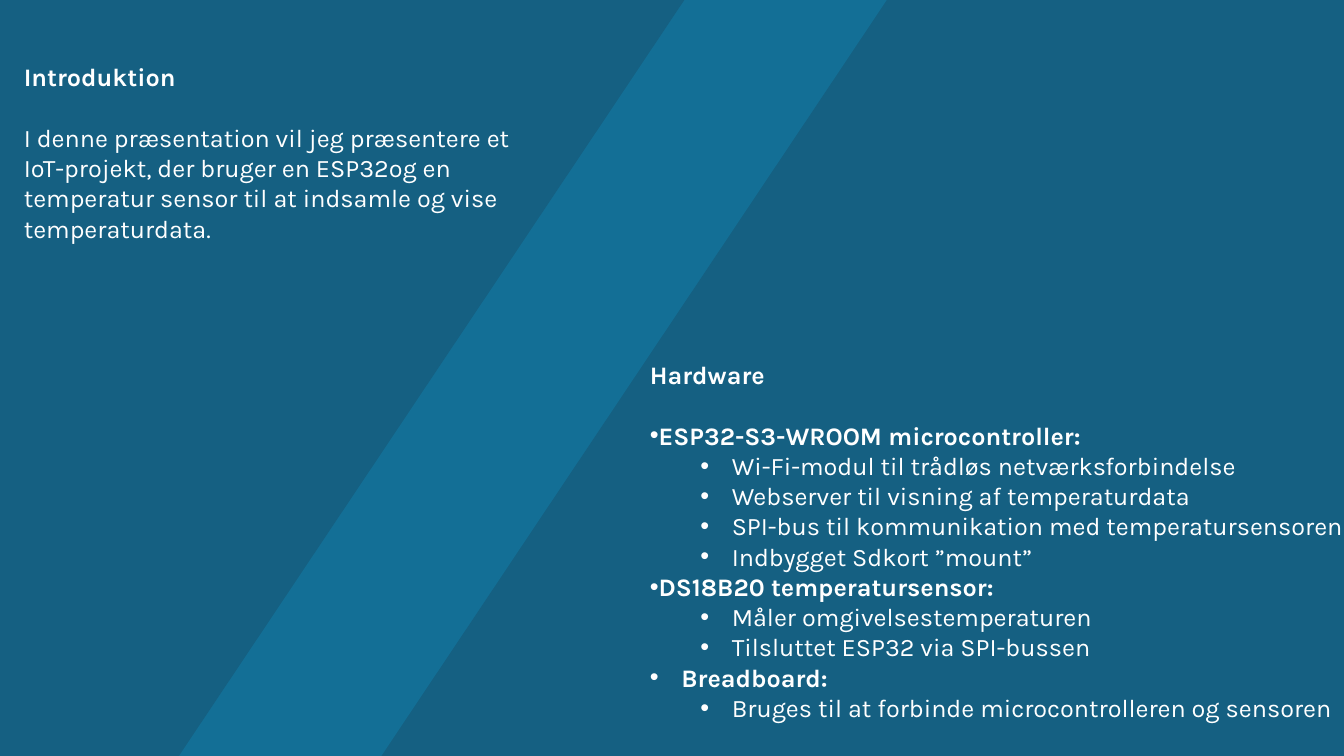
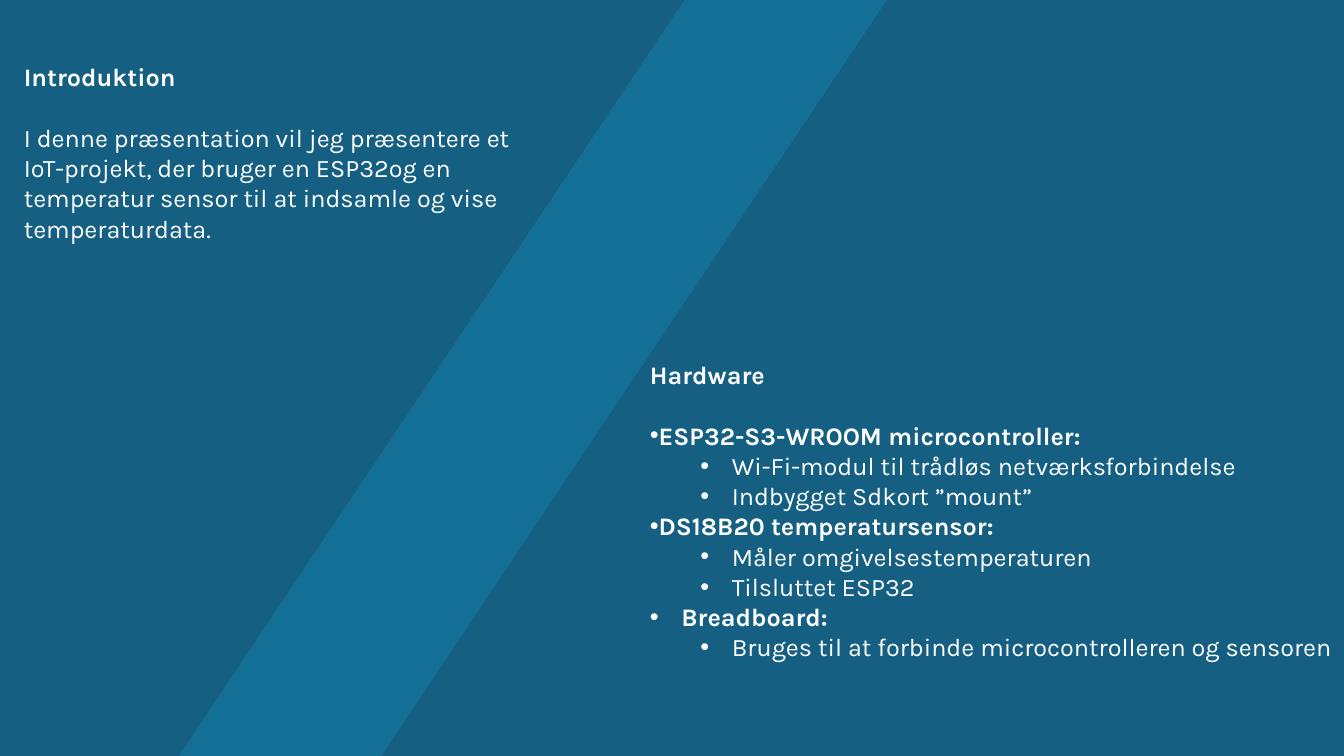
Before and after one commit to Denpas404/H3IoTFinal, a slide deck: slide 2 of ProjectDocs/TemperaturProjekt.pptx. Drawn at 1344x756 pixels with LibreOffice and Linux fonts; fonts in the diff are those of the drawing. Boxes give left, top, right and bottom in pixels: in the first picture for what was removed or moved away, otherwise in the second. Text is boxed around its words. In the diff, an @@ line names an element or a change of style, - is before the commit and + after.

```diff
--- a/ProjectDocs/TemperaturProjekt.pptx
+++ b/ProjectDocs/TemperaturProjekt.pptx
@@ text at (732, 487, 1342, 541): paragraphs removed @@
-  • Webserver til visning af temperaturdata
-  • SPI-bus til kommunikation med temperatursensoren
@@ text at (732, 578, 915, 597): text changed @@
-  • Tilsluttet ESP32 via SPI-bussen
+  • Tilsluttet ESP32
```
Also in this commit, not shown: 2 other slides changed, 1 slide added, 1 other file.
